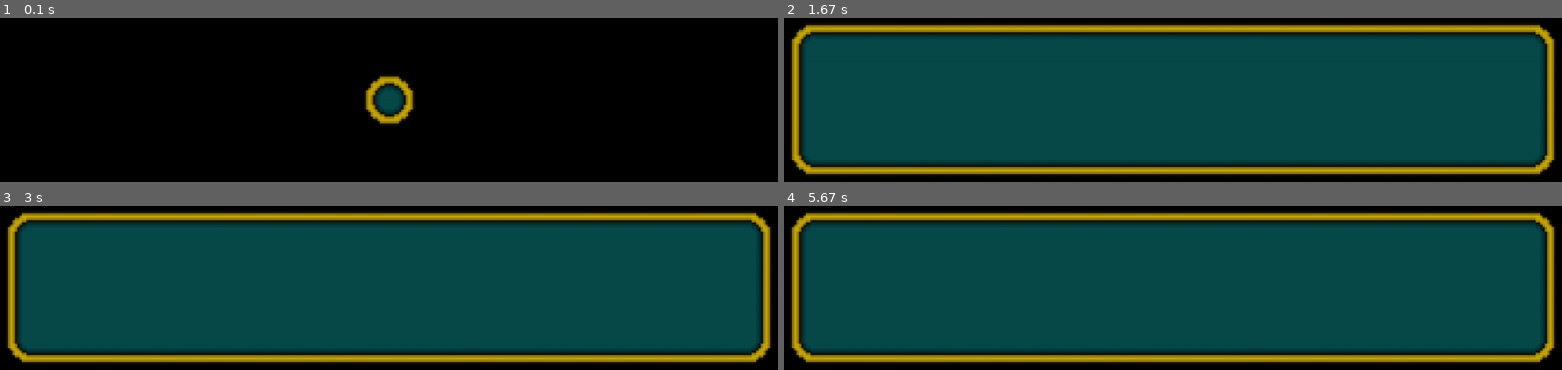
Above: before the commit, frames 1-4 (two rows, left to right).
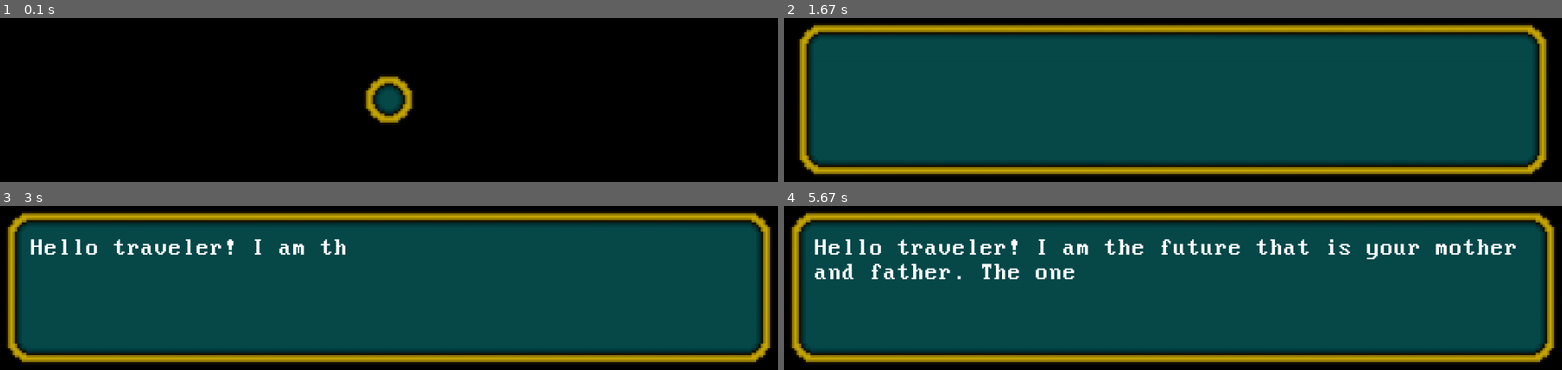
Above: after the commit, the same moments.

Repository: enricozb/rpg
Game: pygame game, started from u_rpg/main.py
The game is run twice, just before and just after one commit, with the same random seed, the same clock (stepped at 60 frames per second) and the same inputs.
Inputs:
- Up to frame 1 (0.1 s): no input
- Up to frame 2 (1.67 s): no input
- Up to frame 3 (3 s): no input
- Up to frame 4 (5.67 s): no input

The runs differ from the first frame. In frame 1, 0.3% of the frame differs, in the area x 46-54%, y 35-65%; in frame 2, 4.2%, in the area x 1-99%, y 4-96%; in frame 3, 1.2%; in frame 4, 3.9%.

Commit message:
Added multiline text to dialog

Diff:
--- /dev/null
+++ b/u_rpg/urpg/constants/__init__.py
@@ -0,0 +1 @@
+SCALE = 3
--- a/u_rpg/urpg/ui/__init__.py
+++ b/u_rpg/urpg/ui/__init__.py
@@ -1,3 +1,7 @@
+import pygame
+
+pygame.font.init()
+
 from .slice_sprite import SliceSprite
 from .dialog import Dialog
 from .ui import UI
--- a/u_rpg/urpg/ui/dialog.py
+++ b/u_rpg/urpg/ui/dialog.py
@@ -1,40 +1,96 @@
 import pygame
 
+from urpg.constants import SCALE
 from urpg.ui import SliceSprite
 
 def clamp(n, nmin, nmax):
     return max(min(nmax, n), nmin)
 
 class Dialog:
+    # Constant position and dimensions of dialog box
     x = 512
     y = 656
     width = 1000
     height = 200
+
+    # Text starting position
+    t_x = x - width / 2 + 33
+    t_y = y - height / 2 + 33
+
+    # Bounds of corners
+    bound = 11 * SCALE
+
+    # Resources
     image = SliceSprite(
-                pygame.image.load('urpg/resources/img/ui_dialog_box.png'), 11
+        pygame.image.load('urpg/resources/img/ui_dialog_box.png'),
+        bound // SCALE
+    )
+    font = pygame.font.Font('urpg/resources/ttf/vga.ttf', 32)
+
+    def __init__(self, message):
+        self._message = self.prepare_text(message)
+        self._text_len = len(message)
+        self._progress = {'box': 0, 'text': 0}
+        self.scale()
+
+    def prepare_text(self, text):
+        words = text.split()
+        message = []
+        last = 0
+        for i in range(len(words)):
+            text = self.font.render(
+                ' '.join(words[last:i + 1]),
+                False,
+                [0] * 3
             )
 
-    def __init__(self, message):
-        self._message = message
-        self._progress = 2
+            if text.get_width() > Dialog.width - 2 * Dialog.bound:
+                message.append(' '.join(words[last:i]) + ' ')
+                last = i
 
-        self.scale()
+        if last != i + 1:
+            message.append(' '.join(words[last:i + 1]))
+
+        return message
 
     def scale(self):
-        self.image.width = clamp(Dialog.width * self._progress // 100, 67, self.width)
-        self.image.height = clamp(2 * Dialog.height * self._progress // 100, 67, self.height)
+        self.image.width = clamp(
+            Dialog.width * self._progress['box'] // 100,
+            2 * Dialog.bound,
+            self.width
+        )
+        self.image.height = clamp(
+            2 * Dialog.height * self._progress['box'] // 100,
+            2 * Dialog.bound,
+            self.height
+        )
         self.image.x = self.x - self.image.width / 2
         self.image.y = self.y - self.image.height / 2
 
     def handle_event(self, event):
         return False
 
+    def draw_text(self, surface):
+        progress = int(self._progress['text'])
+        line = 0
+        for i, line in enumerate(self._message):
+            text = self.font.render(line[:progress], False, (255, 255, 255))
+            surface.blit(text, (self.t_x, self.t_y + i * text.get_height()))
+            progress -= len(line)
+
+            if progress <= 0:
+                break
+
     def draw(self, surface):
         self.image.draw(surface)
 
-        if self._progress < 100:
-            self._progress += 1
+        if self._progress['box'] < 100:
+            self._progress['box'] += 1
             self.scale()
 
         else:
-            pass
+            self.draw_text(surface)
+            self._progress['text'] = min(
+                self._progress['text'] + 0.3,
+                self._text_len
+            )
--- a/u_rpg/urpg/ui/ui.py
+++ b/u_rpg/urpg/ui/ui.py
@@ -1,5 +1,4 @@
 import pygame
-from pygame.locals import *
 
 from urpg.game_state import GameState
 from urpg.ui import Dialog, SliceSprite
@@ -8,7 +7,14 @@
     def __init__(self, game):
         ''' Initializes a UI class bound to its parent Game class '''
         self.game = game
-        self.dialogs = [Dialog('Hello, World!')]
+        self.dialogs = [
+            Dialog(
+                'Hello traveler! I am the future that is your mother '
+                'and father. The one who never stops loving. The one '
+                'who says hello and goodbye. The one who only squeezes '
+                'when you ask.'
+            )
+        ]
 
         self.image = pygame.image.load('urpg/resources/img/ui_dialog_box.png')
         self.image = SliceSprite(self.image, 11)
Renamed: u_rpg/urpg/resources/ttf/Perfect DOS VGA 437.ttf -> u_rpg/urpg/resources/ttf/vga.ttf
Renamed: u_rpg/urpg/resources/ttf/Perfect DOS VGA 437 Win.ttf -> u_rpg/urpg/resources/ttf/win.ttf
